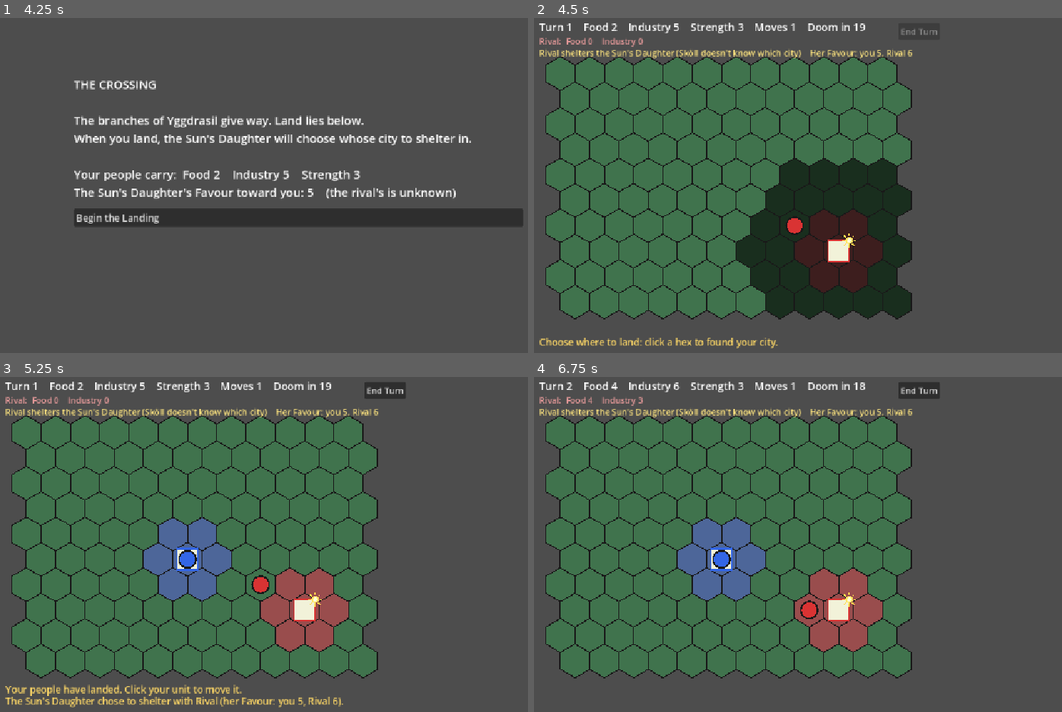
Above: before the commit, frames 1-4 (two rows, left to right).
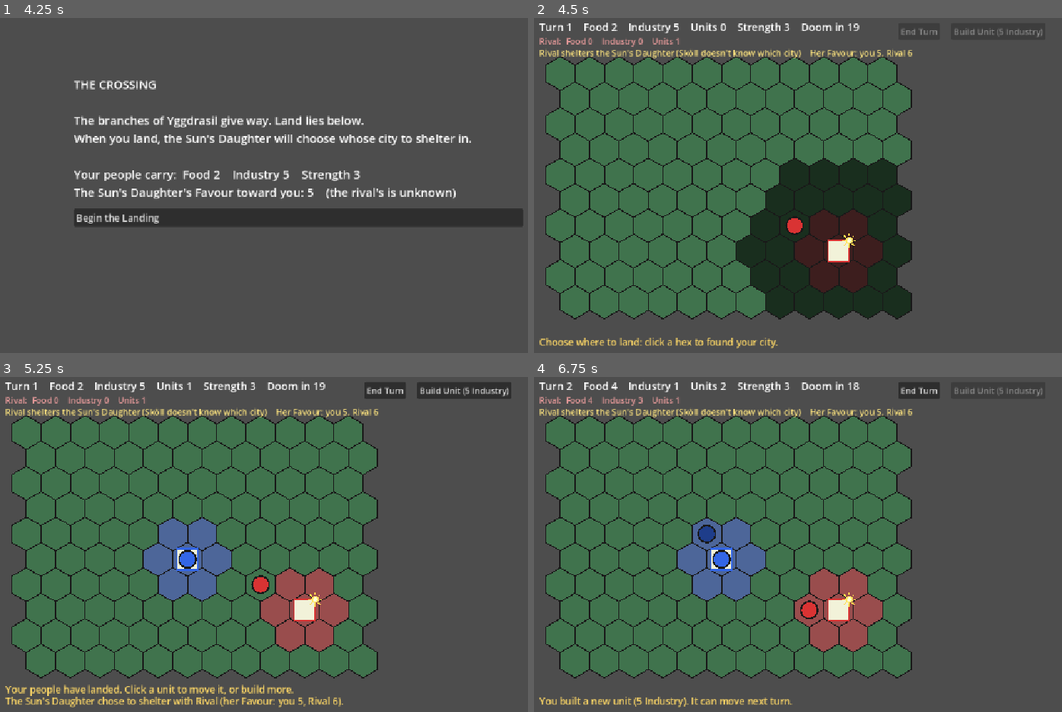
Above: after the commit, the same moments.

Repository: BnanaSkully/after-ragnorok-prototype
Game: Godot game, scene res://main.tscn
The game is run twice, just before and just after one commit, with the same random seed, the same clock (stepped at 60 frames per second) and the same inputs.
Inputs (mouse positions are in pixels of both pictures, inside the frame that each line leads up to):
- Up to frame 1 (4.25 s): tap Enter at 0.5 s; move the mouse to (432, 165) at 0.52 s; click (432, 165) at 0.67 s; click "Save the food stores (Food +3…" at 1.25 s; click "Strip it for tools (Industry …" at 2 s; click "Stand and fight so the others…" at 2.75 s; click "Share your food with her (Foo…" at 3.5 s
- Up to frame 2 (4.5 s): click "Begin the Landing" at 4.25 s
- Up to frame 3 (5.25 s): tap Space at 5 s; move the mouse to (179, 561) at 5.02 s; click (179, 561) at 5.17 s
- Up to frame 4 (6.75 s): click "End Turn" at 5.75 s; click (998, 390) at 6.5 s, where only the run after the commit has a clickable "Build Unit (5 Industry)"

Frame 1 is identical in both runs. In frame 2, 0.6% of the frame differs, in the area x 22-97%, y 1-8%; in frame 3, 1.7%, in the area x 22-97%, y 1-96%; in frame 4, 1.3%.

Commit message:
Factions can have several units, built with Industry
Units are now their own objects (unit.gd); a Faction holds a list of
them. A 'Build Unit' button costs 5 Industry and places the unit on the
city, or next to it if the city is occupied; new units wait a turn.
Destroyed units are gone (no more free respawn). The rival builds a
unit whenever it can afford one, keeps one guarding its city, and its
other units attack adjacent player units or wander. Sköll fights
individual units; when a city falls the faction's army scatters.

Click a unit to select it, a neighbouring hex to move or attack.
Units that have moved are drawn dimmer. CLAUDE.md records the
standard-4X-conventions rule and the economy plan.

Co-Authored-By: Claude Opus 5.5 <noreply@anthropic.com>
Claude-Session: https://claude.ai/code/session_01Kpeg7E5nkYcPnqopYPPAon

Diff:
--- a/faction.gd
+++ b/faction.gd
@@ -9,17 +9,26 @@
 var territory_color: Color
 var unit_color: Color
 var city_pos: Vector2i
-var unit_pos: Vector2i
-var unit_moves := 1
-var unit_alive := true
-var strength := 3 # higher strength = better odds in combat
+var units: Array[Unit] = [] # this faction's army units on the map
+var strength := 3 # Strength of new units (higher = better odds in combat)
 var food := 0
 var industry := 0
 var favour := 0 # how much the Sun's Daughter trusts this faction (0 to 10)
 
-func _init(p_name: String, p_territory: Color, p_unit: Color, p_city: Vector2i, p_unit_pos: Vector2i) -> void:
+func _init(p_name: String, p_territory: Color, p_unit: Color, p_city: Vector2i) -> void:
 	name = p_name
 	territory_color = p_territory
 	unit_color = p_unit
 	city_pos = p_city
-	unit_pos = p_unit_pos
+
+func add_unit(cell: Vector2i) -> Unit:
+	var u := Unit.new(self, cell)
+	units.append(u)
+	return u
+
+func remove_unit(u: Unit) -> void:
+	units.erase(u)
+
+# The faction is out of the game once its city has fallen.
+func is_alive() -> bool:
+	return city_pos != HexMap.NO_CELL
--- a/main.gd
+++ b/main.gd
@@ -3,7 +3,8 @@
 # The game's main script: runs the flow of a game (Crossing -> Landing -> turns),
 # the rival, combat, drawing and mouse clicks.
 # Other pieces live in their own files:
-#   faction.gd          one side's city, unit and resources
+#   faction.gd          one side's city, units and resources
+#   unit.gd             one army unit on the map
 #   hex_map.gd          hex maths (positions, distances, neighbours)
 #   skoll.gd            Sköll, the wolf boss
 #   sun_daughter.gd     the Sun's Daughter
@@ -12,6 +13,7 @@
 const DOOM_TURN := 20 # survive until this turn and Phase 3 (chaos) begins
 const INDUSTRY_PER_DEFENCE := 5 # every 5 stored Industry adds 1 to a city's defence
 const MIN_LANDING_DISTANCE := 4 # how many hexes away from the rival's city you must land
+const UNIT_COST := 5 # Industry to build a new unit
 const NO_CELL := HexMap.NO_CELL
 const Crossing := preload("res://crossing_events.gd")
 
@@ -19,9 +21,9 @@
 # CROSSING = journey events, LANDING = choosing where to found your city, PLAYING = the turns.
 enum Phase { CROSSING, LANDING, PLAYING }
 
-# The player has no city or unit until they land (see try_land below).
-var player := Faction.new("Player", Color(0.3, 0.4, 0.6), Color(0.2, 0.4, 0.9), NO_CELL, NO_CELL)
-var rival := Faction.new("Rival", Color(0.6, 0.3, 0.3), Color(0.85, 0.2, 0.2), Vector2i(9, 7), Vector2i(8, 6))
+# The player has no city or units until they land (see try_land below).
+var player := Faction.new("Player", Color(0.3, 0.4, 0.6), Color(0.2, 0.4, 0.9), NO_CELL)
+var rival := Faction.new("Rival", Color(0.6, 0.3, 0.3), Color(0.85, 0.2, 0.2), Vector2i(9, 7))
 var factions: Array[Faction] = [player, rival]
 var daughter := SunDaughter.new()
 var skoll: Skoll
@@ -32,16 +34,18 @@
 var crossing_label: Label
 var crossing_buttons: VBoxContainer
 var hover_cell := NO_CELL # the hex under the mouse while landing
-var unit_selected := false
+var selected: Unit = null # the player's unit chosen to move (null = none)
 var turn := 1
 var game_over := false
 var end_title := "" # big text on the end screen
 var end_detail := "" # smaller text under it (can have several lines)
 var end_turn_button: Button
+var build_button: Button
 var messages: Array[String] = [] # shown at the bottom of the screen, e.g. combat results
 
 func _init() -> void:
 	skoll = Skoll.new(self)
+	rival.add_unit(Vector2i(8, 6))
 
 func _ready() -> void:
 	end_turn_button = Button.new()
@@ -49,6 +53,11 @@
 	end_turn_button.position = Vector2(700, 20)
 	end_turn_button.pressed.connect(end_turn)
 	add_child(end_turn_button)
+	build_button = Button.new()
+	build_button.text = "Build Unit (%d Industry)" % UNIT_COST
+	build_button.position = Vector2(800, 20)
+	build_button.pressed.connect(player_build_unit)
+	add_child(build_button)
 	build_crossing_ui()
 	start_crossing()
 
@@ -73,12 +82,12 @@
 	phase = Phase.CROSSING
 	crossing_step = 0
 	player.city_pos = NO_CELL
-	player.unit_pos = NO_CELL
-	player.unit_alive = false
+	player.units.clear()
 	player.food = Crossing.START_FOOD
 	player.industry = Crossing.START_INDUSTRY
 	daughter.reset(player, rival)
 	end_turn_button.visible = false
+	build_button.visible = false
 	crossing_panel.visible = true
 	messages.clear()
 	show_crossing_step()
@@ -131,10 +140,11 @@
 	daughter.choose_protector(player, rival)
 	crossing_panel.visible = false
 	end_turn_button.visible = true
+	build_button.visible = true
 	player.city_pos = NO_CELL
-	player.unit_pos = NO_CELL
-	player.unit_alive = false
+	player.units.clear()
 	end_turn_button.disabled = true
+	build_button.disabled = true
 	messages = ["Choose where to land: click a hex to found your city."]
 	queue_redraw()
 
@@ -145,12 +155,12 @@
 	if phase != Phase.LANDING or not can_land_at(cell):
 		return
 	player.city_pos = cell
-	player.unit_pos = cell # the unit starts standing on the new city
-	player.unit_alive = true
+	player.add_unit(cell) # your first unit starts standing on the new city
 	phase = Phase.PLAYING
 	hover_cell = NO_CELL
 	end_turn_button.disabled = false
-	messages = ["Your people have landed. Click your unit to move it."]
+	update_build_button()
+	messages = ["Your people have landed. Click a unit to move it, or build more."]
 	var scores := "(her Favour: you %d, %s %d)" % [player.favour, rival.name, rival.favour]
 	if daughter.holder == player:
 		add_message("%s chose you %s: +%d Food, +%d Industry a turn, +%d city defence." % [SunDaughter.NAME.capitalize(), scores, SunDaughter.FOOD, SunDaughter.INDUSTRY, SunDaughter.DEFENCE])
@@ -176,12 +186,11 @@
 		if daughter.shelters_with(f):
 			f.food += SunDaughter.FOOD
 			f.industry += SunDaughter.INDUSTRY
-		f.unit_moves = 1
-		# A destroyed unit returns at its city, as long as the city hex is free.
-		if not f.unit_alive and not is_blocked(f.city_pos):
-			f.unit_alive = true
-			f.unit_pos = f.city_pos
-	unit_selected = false
+		for u in f.units:
+			u.moves = 1
+	rival_build()
+	selected = null
+	update_build_button()
 	if turn >= DOOM_TURN:
 		end_game("You survived until the Doom",
 			"Sköll howls, and chaos pours out of the void.\nPHASE 3 BEGINS: chaos factions rise and rogues join Sköll.\n(Phase 3 is not built yet.)")
@@ -190,7 +199,8 @@
 func end_game(title: String, detail: String) -> void:
 	game_over = true
 	end_turn_button.disabled = true
-	unit_selected = false
+	build_button.disabled = true
+	selected = null
 	end_title = title
 	end_detail = detail
 	queue_redraw()
@@ -198,20 +208,69 @@
 func add_message(text: String) -> void:
 	messages.append(text)
 
-# Placeholder rival behaviour: attack the player's unit if it's next door,
-# otherwise step to a random free neighbouring hex.
+# Placeholder rival behaviour, for each of its units: attack a player unit
+# next door; otherwise stay home if it's guarding the city and there are other
+# units; otherwise step to a random free neighbouring hex.
 func rival_take_turn() -> void:
-	if not rival.unit_alive:
-		return
-	if player.unit_alive and HexMap.is_neighbour(rival.unit_pos, player.unit_pos):
-		resolve_combat(rival, player)
-		return
-	var options: Array[Vector2i] = []
-	for c in HexMap.neighbours(rival.unit_pos):
-		if not is_blocked(c):
-			options.append(c)
-	if not options.is_empty():
-		rival.unit_pos = options.pick_random()
+	for u in rival.units.duplicate(): # copy: units can die during the loop
+		if not u in rival.units:
+			continue
+		var target: Unit = null
+		for c in HexMap.neighbours(u.pos):
+			var other := unit_at(c)
+			if other and other.faction == player:
+				target = other
+				break
+		if target:
+			resolve_combat(u, target)
+			continue
+		if u.pos == rival.city_pos and rival.units.size() > 1:
+			continue # this one guards the city
+		var options: Array[Vector2i] = []
+		for c in HexMap.neighbours(u.pos):
+			if not is_blocked(c):
+				options.append(c)
+		if not options.is_empty():
+			u.pos = options.pick_random()
+
+# The rival builds a new unit whenever it can afford one.
+func rival_build() -> void:
+	if rival.is_alive() and rival.industry >= UNIT_COST:
+		build_unit(rival)
+
+# --- Building units -----------------------------------------------------------
+# A new unit appears on the city, or on a free hex next to it if the city is occupied.
+# Returns false if there's no room or not enough Industry.
+func build_unit(f: Faction) -> bool:
+	if not f.is_alive() or f.industry < UNIT_COST:
+		return false
+	var spot := NO_CELL
+	if not is_blocked(f.city_pos):
+		spot = f.city_pos
+	else:
+		for c in HexMap.neighbours(f.city_pos):
+			if not is_blocked(c) and not is_city(c):
+				spot = c
+				break
+	if spot == NO_CELL:
+		return false
+	f.industry -= UNIT_COST
+	f.add_unit(spot)
+	return true
+
+func player_build_unit() -> void:
+	if game_over or phase != Phase.PLAYING:
+		return
+	if build_unit(player):
+		messages = ["You built a new unit (%d Industry). It can move next turn." % UNIT_COST]
+		player.units[-1].moves = 0 # a freshly built unit waits a turn, as is usual
+	else:
+		messages = ["Can't build: you need %d Industry and a free hex at your city." % UNIT_COST]
+	update_build_button()
+	queue_redraw()
+
+func update_build_button() -> void:
+	build_button.disabled = game_over or phase != Phase.PLAYING or player.industry < UNIT_COST
 
 # --- Combat -----------------------------------------------------------------
 # Every fight uses the same rule: the attacker wins with chance
@@ -224,37 +283,36 @@
 func odds_text(chance: float) -> String:
 	return "%d%% chance" % roundi(chance * 100)
 
-# Unit against unit. The loser's unit is destroyed; a winning attacker moves into the hex.
-func resolve_combat(attacker: Faction, defender: Faction) -> void:
+# Unit against unit. The loser is destroyed; a winning attacker moves into the hex.
+func resolve_combat(attacker: Unit, defender: Unit) -> void:
 	var chance := win_chance(attacker.strength, defender.strength)
-	var target := defender.unit_pos
 	if randf() < chance:
-		defender.unit_alive = false
-		defender.unit_pos = NO_CELL
-		attacker.unit_pos = target
-		add_message("%s attacked %s and won (%s)." % [attacker.name, defender.name, odds_text(chance)])
+		defender.faction.remove_unit(defender)
+		attacker.pos = defender.pos
+		add_message("%s attacked %s and won (%s)." % [attacker.faction.name, defender.faction.name, odds_text(chance)])
 	else:
-		attacker.unit_alive = false
-		attacker.unit_pos = NO_CELL
-		add_message("%s attacked %s and lost (%s)." % [attacker.name, defender.name, odds_text(chance)])
-
-# A city's defence: its unit's Strength if the unit is standing in it,
+		attacker.faction.remove_unit(attacker)
+		add_message("%s attacked %s and lost (%s)." % [attacker.faction.name, defender.faction.name, odds_text(chance)])
+
+# A city's defence: the Strength of its own unit standing in it (the garrison),
 # plus 1 for every INDUSTRY_PER_DEFENCE Industry stored,
 # plus the Daughter's bonus if it shelters her.
 func city_defence(f: Faction) -> int:
 	var defence := f.industry / INDUSTRY_PER_DEFENCE
-	if f.unit_alive and f.unit_pos == f.city_pos:
-		defence += f.strength
+	var garrison := unit_at(f.city_pos)
+	if garrison and garrison.faction == f:
+		defence += garrison.strength
 	if daughter.shelters_with(f):
 		defence += SunDaughter.DEFENCE
 	return defence
 
 # --- Who is where -----------------------------------------------------------
-# Returns the faction whose living unit stands on this hex, or null if it's empty.
-func unit_at(cell: Vector2i) -> Faction:
+# The unit standing on this hex (any faction), or null if there's none.
+func unit_at(cell: Vector2i) -> Unit:
 	for f in factions:
-		if f.unit_alive and f.unit_pos == cell:
-			return f
+		for u in f.units:
+			if u.pos == cell:
+				return u
 	return null
 
 # True if a unit or Sköll is standing on this hex.
@@ -292,9 +350,9 @@
 					fill = fill.darkened(0.6) # too close to the rival
 				elif c == hover_cell:
 					fill = Color(0.9, 0.75, 0.3)
-			if unit_selected and HexMap.is_neighbour(player.unit_pos, c):
+			if selected and HexMap.is_neighbour(selected.pos, c):
 				var other := unit_at(c)
-				if skoll.is_at(c) or (other and other != player):
+				if skoll.is_at(c) or (other and other.faction != player):
 					fill = Color(0.95, 0.45, 0.2) # something to attack
 				elif not other:
 					fill = Color(0.9, 0.75, 0.3) # free to move
@@ -312,12 +370,11 @@
 			draw_sun(cc + Vector2(20, -20), 7.0) # a little sun on the city sheltering her
 
 	for f in factions:
-		if not f.unit_alive:
-			continue
-		var selected := f == player and unit_selected
-		var ring := Color.WHITE if selected else Color(0.1, 0.1, 0.1)
-		draw_circle(HexMap.hex_center(f.unit_pos), HexMap.HEX_SIZE * 0.55, ring)
-		draw_circle(HexMap.hex_center(f.unit_pos), HexMap.HEX_SIZE * 0.45, f.unit_color)
+		for u in f.units:
+			var ring := Color.WHITE if u == selected else Color(0.1, 0.1, 0.1)
+			var col := f.unit_color if u.moves > 0 or f != player else f.unit_color.darkened(0.4) # dim = moved
+			draw_circle(HexMap.hex_center(u.pos), HexMap.HEX_SIZE * 0.55, ring)
+			draw_circle(HexMap.hex_center(u.pos), HexMap.HEX_SIZE * 0.45, col)
 
 	# Sköll: a big black circle with fire inside and the swallowed sun at its heart.
 	# After swallowing the Daughter he blazes: bigger, with a glow around him.
@@ -336,15 +393,15 @@
 			draw_circle(sc, r * 0.28, Color(1.0, 0.9, 0.3))
 
 	var font := ThemeDB.fallback_font
-	var info := "Turn %d    Food %d    Industry %d    Strength %d    Moves %d    Doom in %d" % [turn, player.food, player.industry, player.strength, player.unit_moves, DOOM_TURN - turn]
+	var info := "Turn %d    Food %d    Industry %d    Units %d    Strength %d    Doom in %d" % [turn, player.food, player.industry, player.units.size(), player.strength, DOOM_TURN - turn]
 	draw_string(font, Vector2(20, 35), info, HORIZONTAL_ALIGNMENT_LEFT, -1, 20)
-	var rival_info := "Rival:  Food %d    Industry %d" % [rival.food, rival.industry]
+	var rival_info := "Rival:  Food %d    Industry %d    Units %d" % [rival.food, rival.industry, rival.units.size()]
 	if rival.city_pos == NO_CELL:
 		rival_info = "Rival:  city destroyed"
 	draw_string(font, Vector2(20, 60), rival_info, HORIZONTAL_ALIGNMENT_LEFT, -1, 16, Color(0.9, 0.6, 0.6))
 	if skoll.active and player.city_pos != NO_CELL:
 		var skoll_info := "Sköll is %d hexes from your city    Your city's defence: %d" % [HexMap.hex_distance(skoll.pos, player.city_pos), city_defence(player)]
-		draw_string(font, Vector2(260, 60), skoll_info, HORIZONTAL_ALIGNMENT_LEFT, -1, 16, Color(1.0, 0.6, 0.2))
+		draw_string(font, Vector2(330, 60), skoll_info, HORIZONTAL_ALIGNMENT_LEFT, -1, 16, Color(1.0, 0.6, 0.2))
 	var daughter_info := ""
 	if daughter.is_swallowed():
 		daughter_info = "Sköll swallowed %s. He is the sun now (Strength %d)." % [SunDaughter.NAME, skoll.strength]
@@ -390,19 +447,20 @@
 		return
 	if event is InputEventMouseButton and event.pressed and event.button_index == MOUSE_BUTTON_LEFT:
 		var cell := HexMap.cell_at(get_local_mouse_position())
-		if player.unit_alive and cell == player.unit_pos and player.unit_moves > 0:
-			unit_selected = not unit_selected
-		elif unit_selected and HexMap.is_neighbour(player.unit_pos, cell):
+		var clicked := unit_at(cell)
+		if clicked and clicked.faction == player:
+			# click your unit to select it (again to deselect); units that already moved can't be picked
+			selected = null if clicked == selected or clicked.moves <= 0 else clicked
+		elif selected and HexMap.is_neighbour(selected.pos, cell):
 			messages.clear()
-			var other := unit_at(cell)
 			if skoll.is_at(cell):
-				skoll.attacked_by_player()
-			elif other and other != player:
-				resolve_combat(player, other) # moving into an enemy = attack
-			else:
-				player.unit_pos = cell
-			player.unit_moves -= 1
-			unit_selected = false
+				skoll.attacked_by(selected)
+			elif clicked and clicked.faction != player:
+				resolve_combat(selected, clicked) # moving into an enemy = attack
+			elif not clicked:
+				selected.pos = cell
+			selected.moves -= 1
+			selected = null
 		else:
-			unit_selected = false
+			selected = null
 		queue_redraw()
--- a/skoll.gd
+++ b/skoll.gd
@@ -55,7 +55,7 @@
 			best = c
 	if best == HexMap.NO_CELL:
 		return
-	var in_the_way: Faction = game.unit_at(best)
+	var in_the_way: Unit = game.unit_at(best)
 	if in_the_way:
 		attack_unit(in_the_way)
 	else:
@@ -70,13 +70,11 @@
 	if randf() < chance:
 		game.add_message("Sköll attacked %s's city (defence %d) and destroyed it (%s)." % [f.name, defence, game.odds_text(chance)])
 		pos = f.city_pos
-		for u in game.factions: # every unit inside the city dies, not just the owner's
-			if u.unit_alive and u.unit_pos == f.city_pos:
-				u.unit_alive = false
-				u.unit_pos = HexMap.NO_CELL
+		var inside: Unit = game.unit_at(f.city_pos) # whoever is in the city dies, even an enemy
+		if inside:
+			inside.faction.remove_unit(inside)
 		f.city_pos = HexMap.NO_CELL
-		f.unit_alive = false
-		f.unit_pos = HexMap.NO_CELL
+		f.units.clear() # with its city gone, the faction's army scatters
 		if she_is_here:
 			swallow_daughter()
 		if f == game.player:
@@ -97,28 +95,25 @@
 	strength = SWALLOWED_STRENGTH
 	game.add_message("Sköll swallowed %s! He is the sun now (Strength %d), and the world goes dark." % [SunDaughter.NAME, strength])
 
-func attack_unit(f: Faction) -> void:
-	var chance: float = game.win_chance(strength, f.strength)
+func attack_unit(u: Unit) -> void:
+	var chance: float = game.win_chance(strength, u.strength)
 	if randf() < chance:
-		game.add_message("Sköll attacked %s's unit and destroyed it (%s)." % [f.name, game.odds_text(chance)])
-		pos = f.unit_pos
-		f.unit_alive = false
-		f.unit_pos = HexMap.NO_CELL
+		game.add_message("Sköll attacked %s's unit and destroyed it (%s)." % [u.faction.name, game.odds_text(chance)])
+		pos = u.pos
+		u.faction.remove_unit(u)
 	else:
-		game.add_message("%s's unit drove Sköll back! (He had a %s.)" % [f.name, game.odds_text(chance)])
+		game.add_message("%s's unit drove Sköll back! (He had a %s.)" % [u.faction.name, game.odds_text(chance)])
 		drive_back()
 
-# The player's unit attacks Sköll.
-func attacked_by_player() -> void:
-	var player: Faction = game.player
-	var chance: float = game.win_chance(player.strength, strength)
+# A unit (the player's) attacks Sköll.
+func attacked_by(u: Unit) -> void:
+	var chance: float = game.win_chance(u.strength, strength)
 	if randf() < chance:
 		game.add_message("You drove Sköll back (%s)!" % game.odds_text(chance))
 		drive_back()
 	else:
 		game.add_message("You attacked Sköll and your unit was destroyed (%s)." % game.odds_text(chance))
-		player.unit_alive = false
-		player.unit_pos = HexMap.NO_CELL
+		u.faction.remove_unit(u)
 
 # Sköll can't be killed: losing a fight sends him back to the edge of the map.
 func drive_back() -> void:
--- /dev/null
+++ b/unit.gd
@@ -0,0 +1,22 @@
+class_name Unit
+extends RefCounted
+
+# One army unit on the map. Each faction can have several (see Faction.units).
+# Only one unit can stand on a hex.
+
+# Who it belongs to. Stored as a "weak" link: the faction keeps its units alive,
+# but a unit doesn't keep its faction alive, so Godot can free them both later
+# (two objects pointing at each other would otherwise never be cleaned up).
+var faction: Faction:
+	get:
+		return _faction.get_ref()
+var _faction: WeakRef
+
+var pos: Vector2i # which hex it stands on
+var moves := 1 # moves left this turn
+var strength: int # copied from its faction's Strength when built
+
+func _init(p_faction: Faction, p_pos: Vector2i) -> void:
+	_faction = weakref(p_faction)
+	pos = p_pos
+	strength = p_faction.strength
Not shown, added: unit.gd.uid
Not shown, changed: CLAUDE.md
